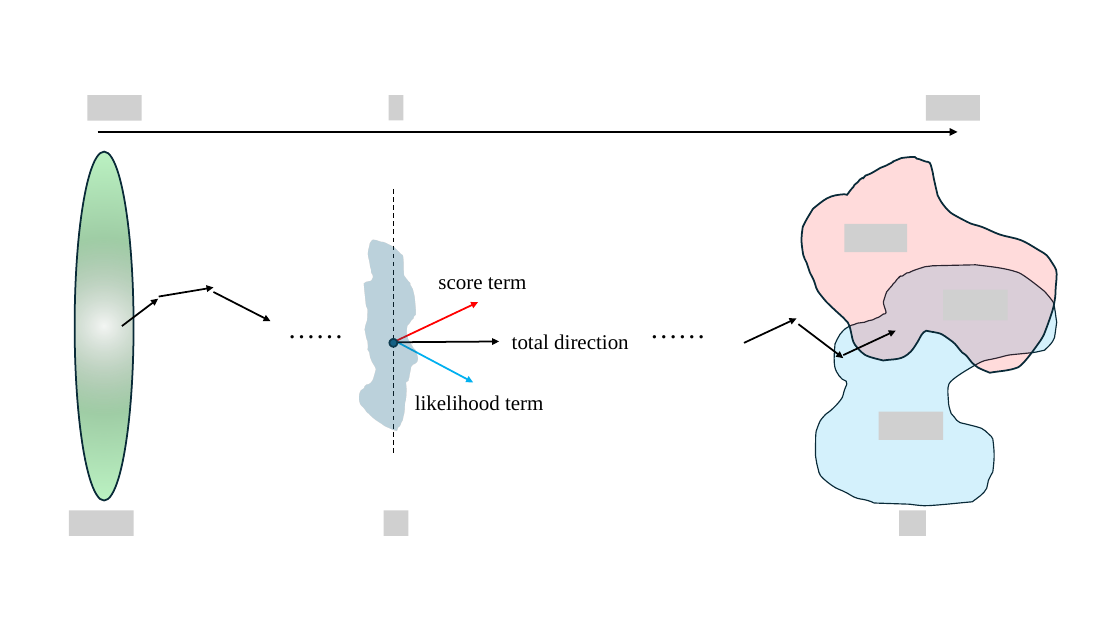
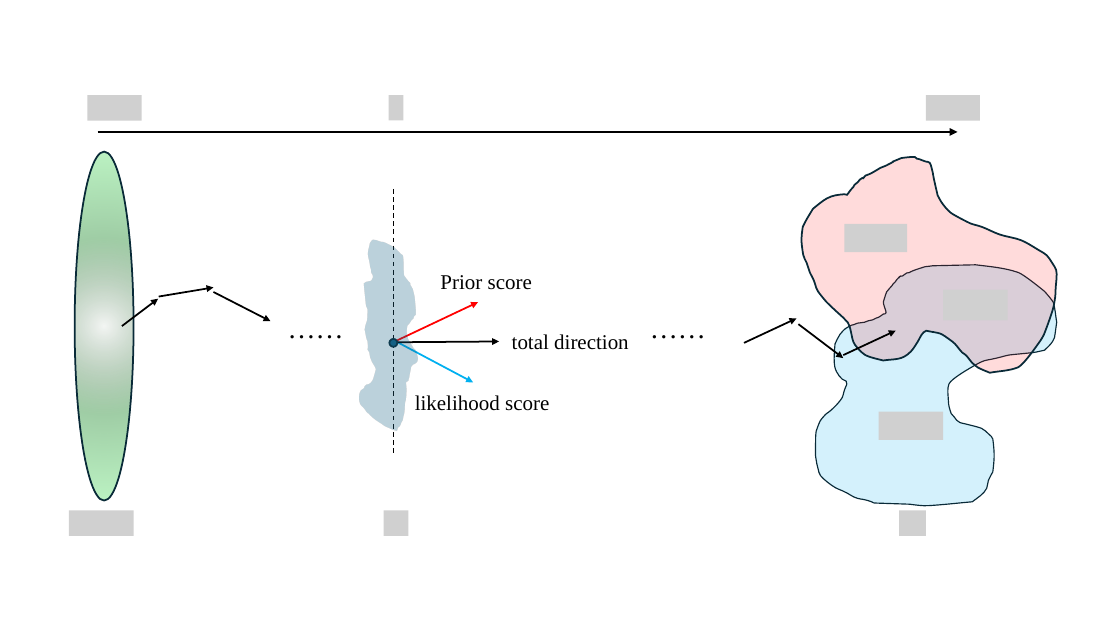
Before and after one commit to innovation-cat/innovation-cat.github.io, a slide deck: slide 1 of images/posts/2025-11-10-blog-post/新建 Microsoft PowerPoint 演示文稿.pptx. Drawn at 1120x630 pixels with LibreOffice and Linux fonts; fonts in the diff are those of the drawing; grey boxes stand for pictures. Boxes give left, top, right and bottom in pixels: in the first picture for what was removed or moved away, otherwise in the second. Text is boxed around its words. In the diff, an @@ line names an element or a change of style, - is before the commit and + after.

```diff
--- a/images/posts/2025-11-10-blog-post/新建 Microsoft PowerPoint 演示文稿.pptx
+++ b/images/posts/2025-11-10-blog-post/新建 Microsoft PowerPoint 演示文稿.pptx
@@ text at box(440, 275, 532, 290): text changed @@
-score term
+Prior score
@@ text at box(415, 395, 549, 411): text changed @@
-likelihood term
+likelihood score
```
Also in this commit, not shown: 1 slide added, 2 other files.
